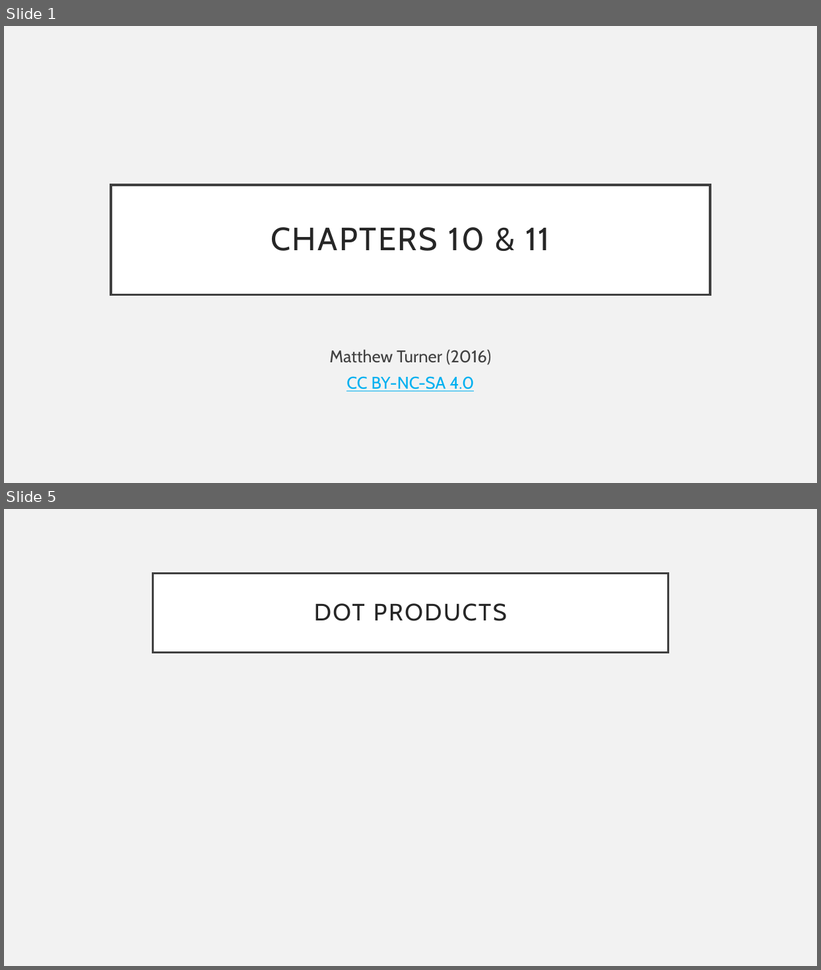
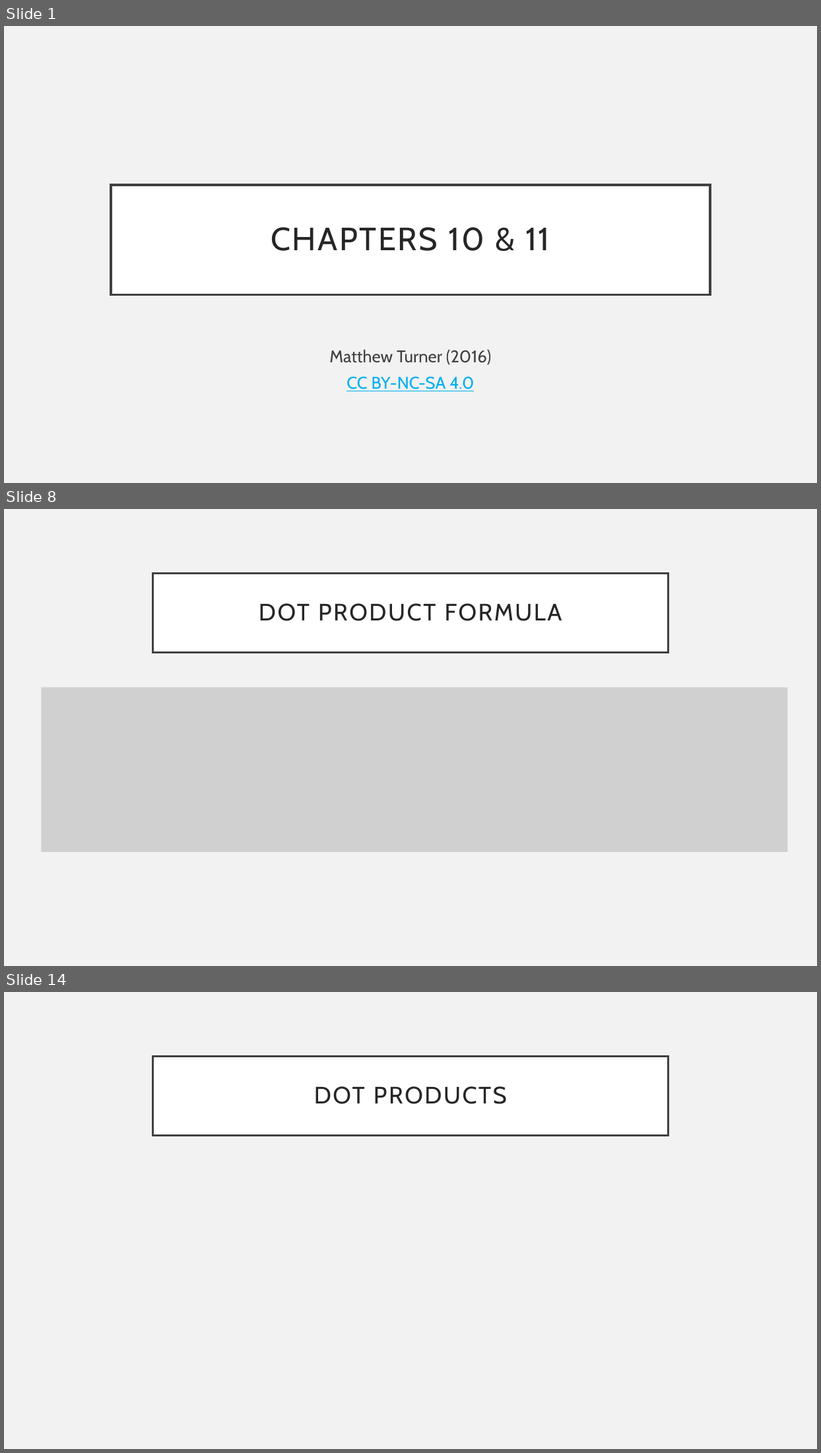
Before and after one commit to mdtdev/Signal-Processing-Demos, a slide deck: chap_10_11.pptx. Shown one above the other, each under a label of ours: slides 1 and 5 before the commit, slides 1, 8 and 14 after it; the slides between them are not shown. The pictures are 821x970 and 821x1453 pixels, drawn with LibreOffice and Linux fonts; fonts in the diff are those of the drawing; grey boxes stand for pictures. Boxes give left, top, right and bottom in pixels: in the first picture for what was removed or moved away, otherwise in the second. Text is boxed around its words. In the diff, an @@ line names an element or a change of style, - is before the commit and + after.

```diff
--- a/chap_10_11.pptx
+++ b/chap_10_11.pptx
@@ slide 8 added at (4,509,817,966), background #F2F2F2 @@
@@ title added at (153,573,668,652), fill #FFFFFF, outline #404040 2.5 pt, 28 pt, text #262626 @@
+DOT PRODUCT FORMULA
@@ picture added at (41,688,788,852) @@
@@ what was slide 5 is now slide 14 @@
```
Also in this commit, not shown: 5 slides changed, 14 other slides added, 3 slides removed, 1 other file.
